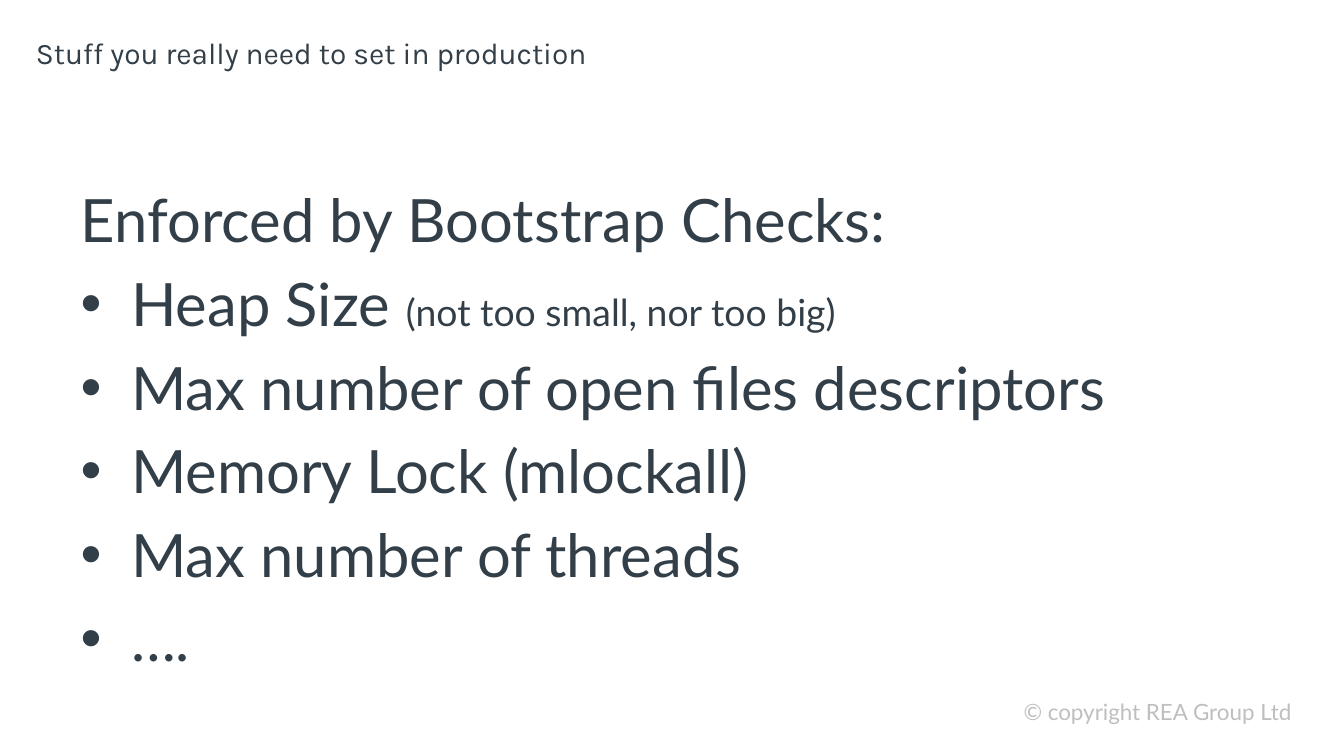
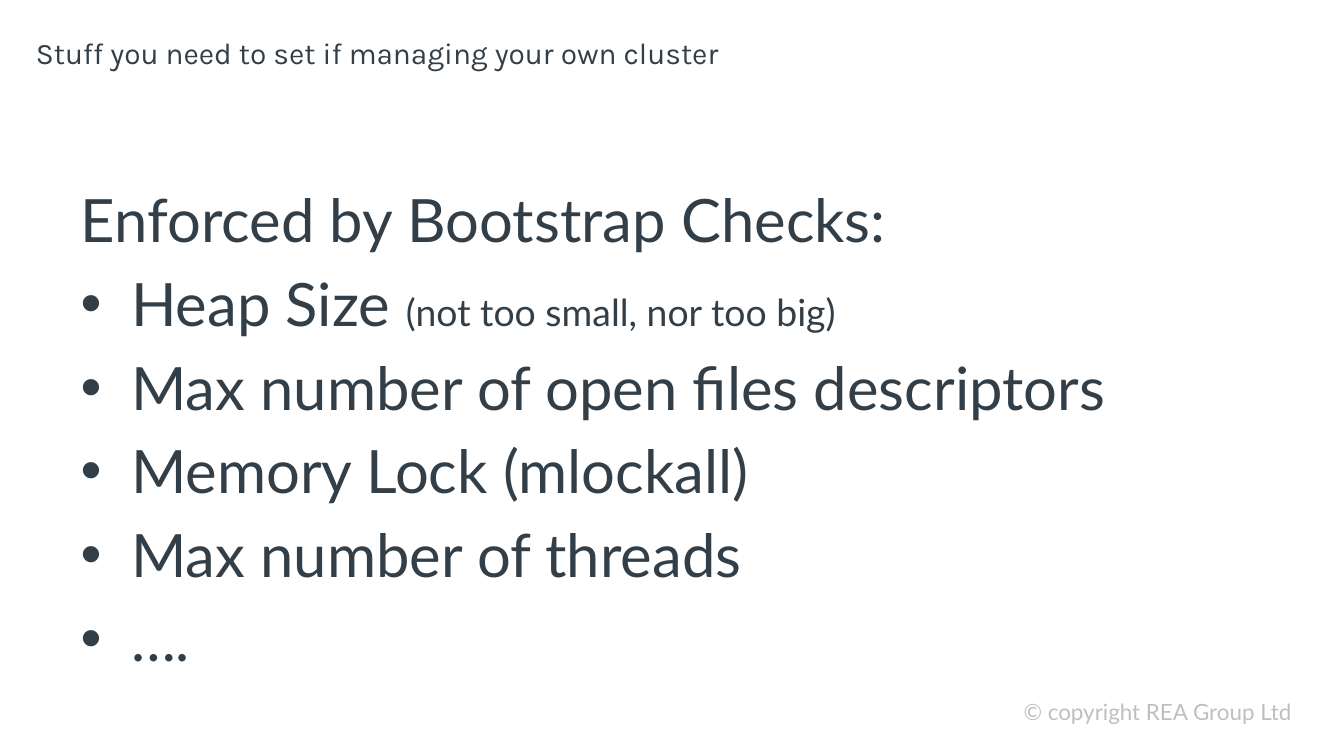
Before and after one commit to davidbkemp/advanced-elasticsearch-training, a slide deck: slide 18 of ElasticsearchOps.pptx. Drawn at 1344x756 pixels with LibreOffice and Linux fonts; fonts in the diff are those of the drawing; background and template pictures are left out. Boxes give left, top, right and bottom in pixels: in the first picture for what was removed or moved away, otherwise in the second. Text is boxed around its words. In the diff, an @@ line names an element or a change of style, - is before the commit and + after.

Commit message:
Minor update to the presentation

```diff
--- a/ElasticsearchOps.pptx
+++ b/ElasticsearchOps.pptx
@@ title at (36,43,719,72): text changed @@
-Stuff you really need to set in production
+Stuff you need to set if managing your own cluster
```
Also in this commit, not shown: 3 other slides changed, 1 slide added.
